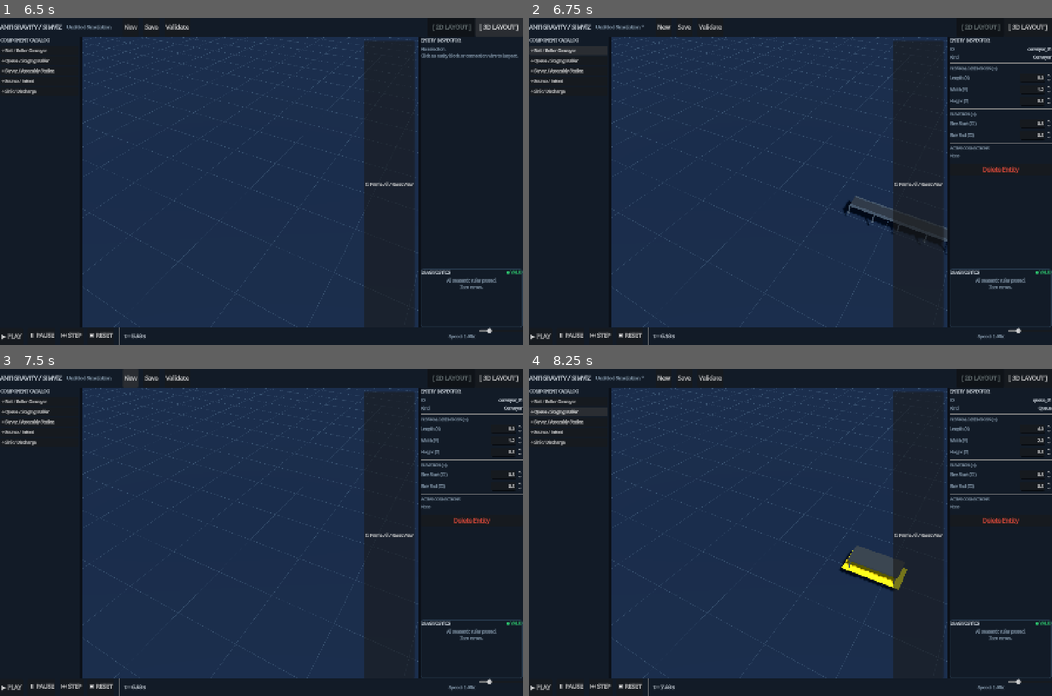
Above: before the commit, frames 1-4 (two rows, left to right).
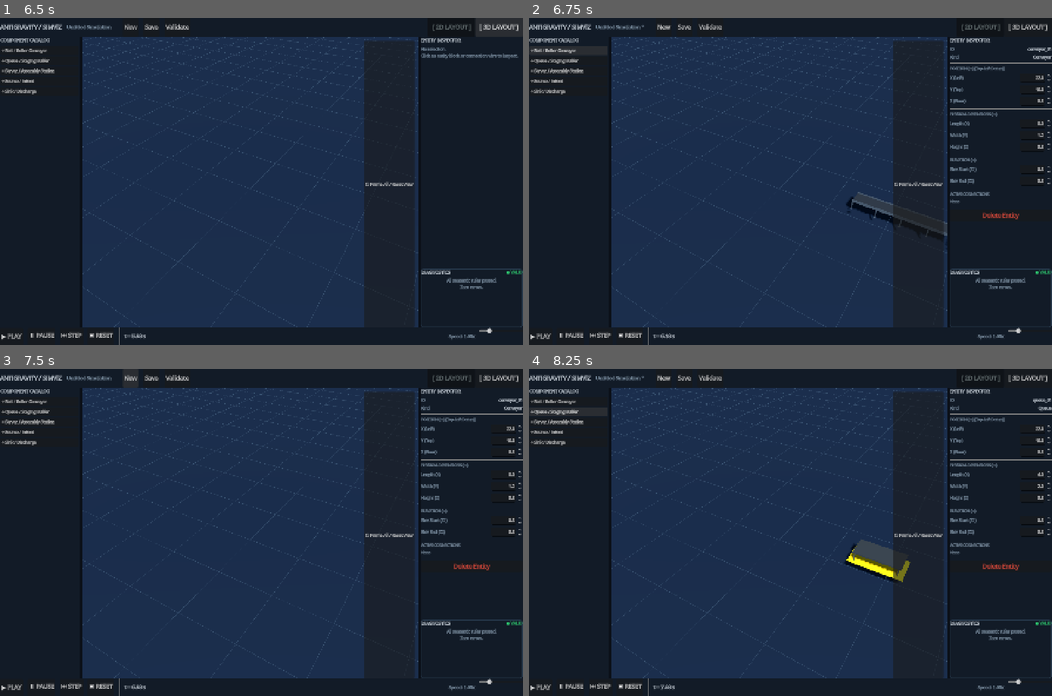
Above: after the commit, the same moments.

Repository: SouKot/Hermes.jl
Game: Godot game, scene res://scenes/main.tscn
The game is run twice, just before and just after one commit, with the same random seed, the same clock (stepped at 60 frames per second) and the same inputs.
Inputs:
- Up to frame 1 (6.5 s): click "▶ PLAY" at 0.5 s; click "▶ PLAY" at 1.25 s; click "New" at 2 s; click "New" at 2.75 s; click "New" at 3.5 s; click "Validate" at 4.25 s; click "[ 2D LAYOUT ]" at 5 s; click "[ 3D LAYOUT ]" at 5.75 s
- Up to frame 2 (6.75 s): click "+ Belt / Roller Conveyor" at 6.5 s
- Up to frame 3 (7.5 s): click "New" at 7.25 s
- Up to frame 4 (8.25 s): click "+ Queue / Staging Buffer" at 8 s

Frame 1 is identical in both runs. In frame 2, 1.4% of the frame differs, in the area x 60-100%, y 14-72%; in frame 3, 0.9%; in frame 4, 1.8%, in the area x 59-100%, y 14-68%.
Error in both runs: Invalid assignment of property or key 'text' with value of type 'String' on a base object of type 'Nil'. (res://scripts/main.gd:114)

Commit message:
feat(authoring): implement Top-Left reference datum with interactive Position (X,Y,Z) editing and 2D/3D synchronization

Diff:
--- a/godot/scripts/authoring_2d_canvas.gd
+++ b/godot/scripts/authoring_2d_canvas.gd
@@ -114,6 +114,7 @@
 func _on_document_modified() -> void:
 	for b in _block_nodes.values():
 		b.refresh_from_element()
+	_update_blocks_transform()
 	_redraw_all()
 
 func _on_selection_changed(sel_id: String, _sel_type: String) -> void:
--- a/godot/scripts/authoring_3d_viewport.gd
+++ b/godot/scripts/authoring_3d_viewport.gd
@@ -164,11 +164,13 @@
 		_entities_root.add_child(node_3d)
 
 		# Position in 3D: SceneSpec X, Y, Z maps to Godot 3D (X, Z, -Y)
+		# Top-Left Datum: px is Left, py is Top. Model local Z is centered [-W/2, +W/2],
+		# so placing at -py - (dims.y * 0.5) aligns the top edge exactly at -py.
 		var px: float = float(elem.transform.position[0])
 		var py: float = float(elem.transform.position[1])
 		var pz: float = float(elem.transform.position[2])
-		# Godot 3D coordinate system: X East, Y Up, Z South
-		node_3d.position = Vector3(px, pz, -py)
+		var dims: Vector3 = MeshFactory.get_dims(elem, Vector3(2.0, 1.5, 1.0))
+		node_3d.position = Vector3(px, pz, -py - (dims.y * 0.5))
 
 func frame_scene() -> void:
 	_ensure_setup()
@@ -192,12 +194,13 @@
 		var px: float = float(elem.transform.position[0])
 		var py: float = float(elem.transform.position[1])
 		var dims: Vector3 = MeshFactory.get_dims(elem, Vector3(2.0, 1.5, 1.0))
-		var gz: float = -py
+		var gz_top: float = -py
+		var gz_bot: float = -py - dims.y
 
 		min_x = min(min_x, px)
 		max_x = max(max_x, px + dims.x)
-		min_z = min(min_z, gz - dims.y * 0.5)
-		max_z = max(max_z, gz + dims.y * 0.5)
+		min_z = min(min_z, gz_bot)
+		max_z = max(max_z, gz_top)
 
 	if min_x > max_x or min_z > max_z:
 		_reset_camera_default()
--- a/godot/scripts/authoring_document_store.gd
+++ b/godot/scripts/authoring_document_store.gd
@@ -210,6 +210,17 @@
 		elem.geometry["elevation_start"] = max(0.0, elev_start)
 	if elev_end > -900.0:
 		elem.geometry["elevation_end"] = max(0.0, elev_end)
+	validate()
+	document_modified.emit()
+	return true
+
+func update_element_position(elem_id: String, new_pos: Vector3) -> bool:
+	var elem := get_element(elem_id)
+	if elem == null:
+		return false
+	_record_undo()
+	elem.transform.position = Vector3(new_pos.x, new_pos.y, max(0.0, new_pos.z))
+	elem.editor.graph_position = Vector2(new_pos.x * 20.0, new_pos.y * 20.0)
 	validate()
 	document_modified.emit()
 	return true
--- a/godot/scripts/authoring_shell.gd
+++ b/godot/scripts/authoring_shell.gd
@@ -47,6 +47,9 @@
 # Right Dock
 var _inspector_container: VBoxContainer
 var _diagnostics_panel: DiagnosticsPanel
+var _insp_spin_px: SpinBox
+var _insp_spin_py: SpinBox
+var _insp_spin_pz: SpinBox
 
 # Transport
 var _btn_play: Button
@@ -450,6 +453,33 @@
 	_add_inspector_field("ID", elem.id)
 	_add_inspector_field("Kind", elem.kind.capitalize())
 
+	# Position (Editable, Top-Left Datum)
+	var pos_sep := HSeparator.new()
+	_inspector_container.add_child(pos_sep)
+	var pos_lbl := Label.new()
+	pos_lbl.text = "POSITION (m) [Top-Left Datum]"
+	pos_lbl.add_theme_font_size_override("font_size", 10)
+	pos_lbl.add_theme_color_override("font_color", MUTED)
+	_inspector_container.add_child(pos_lbl)
+
+	var cur_px: float = float(elem.transform.position.x)
+	var cur_py: float = float(elem.transform.position.y)
+	var cur_pz: float = float(elem.transform.position.z)
+	var eid := elem.id
+
+	_insp_spin_px = _add_inspector_spinbox("X (Left)", cur_px, -200.0, 200.0, 0.1, func(v: float):
+		cur_px = v
+		doc_store.update_element_position(eid, Vector3(cur_px, cur_py, cur_pz))
+	)
+	_insp_spin_py = _add_inspector_spinbox("Y (Top)", cur_py, -200.0, 200.0, 0.1, func(v: float):
+		cur_py = v
+		doc_store.update_element_position(eid, Vector3(cur_px, cur_py, cur_pz))
+	)
+	_insp_spin_pz = _add_inspector_spinbox("Z (Floor)", cur_pz, 0.0, 50.0, 0.1, func(v: float):
+		cur_pz = v
+		doc_store.update_element_position(eid, Vector3(cur_px, cur_py, cur_pz))
+	)
+
 	# Physical Dimensions (Editable)
 	var dims_sep := HSeparator.new()
 	_inspector_container.add_child(dims_sep)
@@ -465,7 +495,6 @@
 	var cur_hgt: float = float(dims[2]) if (dims is Array and dims.size() >= 3) else 0.8
 	var z_s: float = float(elem.geometry.get("elevation_start", 0.8))
 	var z_e: float = float(elem.geometry.get("elevation_end", z_s))
-	var eid := elem.id
 
 	_add_inspector_spinbox("Length (X)", cur_len, 0.5, 100.0, 0.1, func(v: float):
 		cur_len = v
@@ -613,11 +642,23 @@
 	_diagnostics_panel.update_diagnostics(doc_store.last_diagnostics, doc_store.is_document_valid)
 	if _viewport_3d != null:
 		_viewport_3d.rebuild_3d_scene()
+	if doc_store != null and not doc_store.selected_id.is_empty() and doc_store.selected_type == "element":
+		var sel_elem := doc_store.get_element(doc_store.selected_id)
+		if sel_elem != null:
+			if _insp_spin_px != null and is_instance_valid(_insp_spin_px) and not _insp_spin_px.has_focus():
+				_insp_spin_px.set_value_no_signal(sel_elem.transform.position.x)
+			if _insp_spin_py != null and is_instance_valid(_insp_spin_py) and not _insp_spin_py.has_focus():
+				_insp_spin_py.set_value_no_signal(sel_elem.transform.position.y)
+			if _insp_spin_pz != null and is_instance_valid(_insp_spin_pz) and not _insp_spin_pz.has_focus():
+				_insp_spin_pz.set_value_no_signal(sel_elem.transform.position.z)
 
 func _on_document_saved(_path: String) -> void:
 	_update_title()
 
 func _on_selection_changed(_id_val: String, _type_val: String) -> void:
+	_insp_spin_px = null
+	_insp_spin_py = null
+	_insp_spin_pz = null
 	_populate_inspector()
 
 func _on_diagnostics_updated(diagnostics: Array, is_valid: bool) -> void:
--- a/godot/tests/scenespec_authoring_shell_smoke.gd
+++ b/godot/tests/scenespec_authoring_shell_smoke.gd
@@ -96,6 +96,18 @@
 	var did_redo := store.redo()
 	_assert(did_redo, "Redo succeeded")
 	_assert(store.active_document.elements.size() == 2, "Redo restored second element addition")
+
+	# Test update_element_position and undo
+	store.update_element_position("c1", Vector3(18.5, 12.0, 0.0))
+	var c1_updated := store.get_element("c1")
+	_assert(c1_updated.transform.position == Vector3(18.5, 12.0, 0.0), "Element position updated in store")
+	_assert(c1_updated.editor.graph_position == Vector2(370.0, 240.0), "Element graph position synchronized (20px per meter)")
+	store.undo()
+	var c1_undone := store.get_element("c1")
+	_assert(c1_undone.transform.position == Vector3(10.0, 10.0, 0.8), "Undo restored previous element position")
+	store.redo()
+	var c1_redone := store.get_element("c1")
+	_assert(c1_redone.transform.position == Vector3(18.5, 12.0, 0.0), "Redo restored updated element position")
 
 	# Test Save & Load atomic round-trip
 	var tmp_path := "user://test_7d05_save.json"
@@ -455,7 +467,18 @@
 			for sub in child.get_children():
 				if sub is SpinBox:
 					spinbox_count += 1
-	_assert(spinbox_count >= 5, "Inspector contains editable SpinBoxes for Length, Width, Height, Elev Start, Elev End")
+	_assert(spinbox_count >= 8, "Inspector contains editable SpinBoxes for Position (X,Y,Z), Dimensions (L,W,H), and Elevation (Z1,Z2)")
+	_assert(shell._insp_spin_px != null and shell._insp_spin_py != null and shell._insp_spin_pz != null, "Position SpinBox references initialized")
+
+	# Test Position SpinBox change updates element and 2D canvas
+	shell._insp_spin_px.value = 15.0
+	shell._insp_spin_px.value_changed.emit(15.0)
+	_assert(test_elem.transform.position.x == 15.0, "Changing X SpinBox updates element transform.position.x")
+	_assert(test_elem.editor.graph_position.x == 300.0, "Changing X SpinBox updates graph_position (15m * 20px/m = 300px)")
+
+	# Test 2D block move syncs to inspector
+	shell._canvas_2d._on_block_moved("test_c", Vector2(400, 200))
+	_assert(abs(shell._insp_spin_px.value - (400.0 - shell._canvas_2d.pan_offset.x) / (shell._canvas_2d.zoom_level * 20.0)) < 0.05, "Moving block on 2D canvas syncs to Inspector X SpinBox")
 
 	# Test 3D Viewport synchronization & camera auto-framing
 	var vp: Viewport3D = shell._viewport_3d
